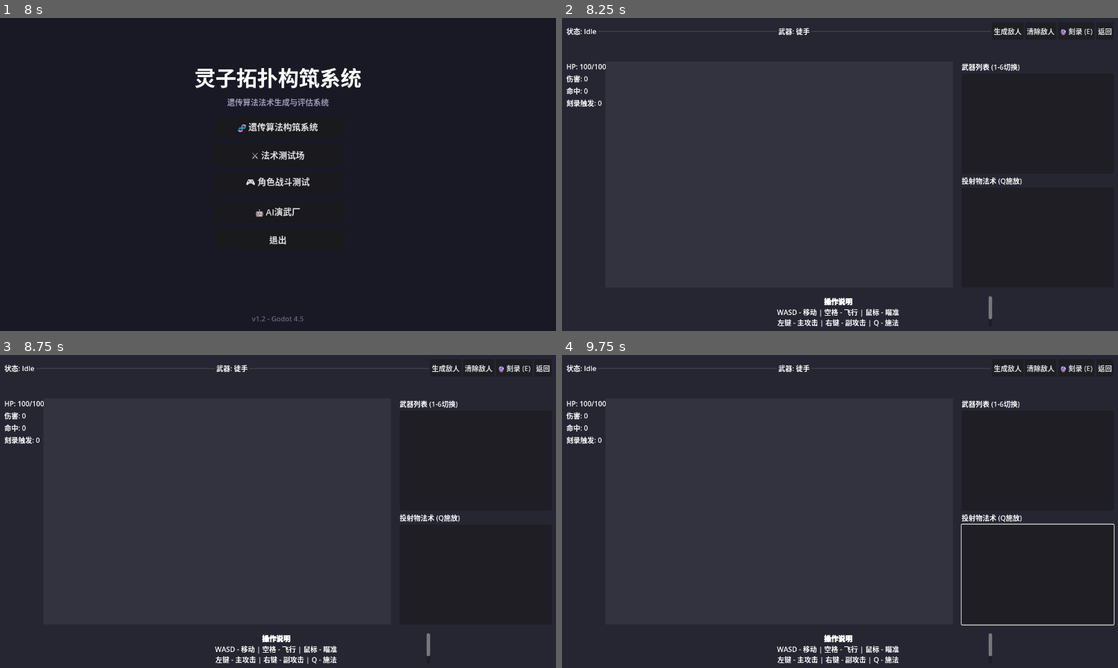
Above: before the commit, frames 1-4 (two rows, left to right).
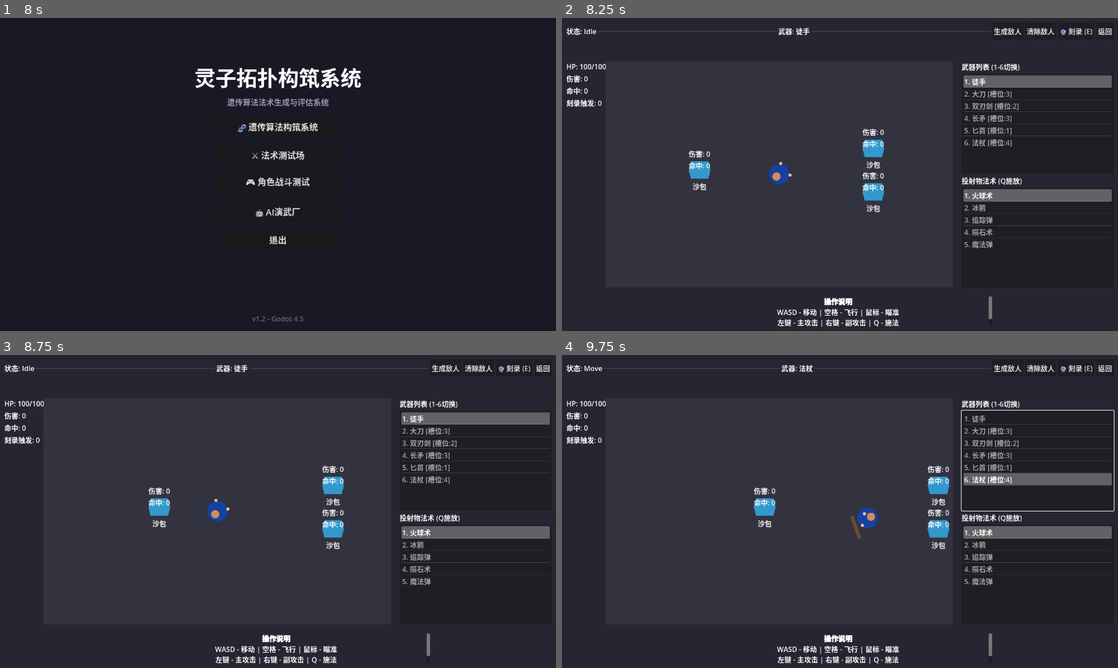
Above: after the commit, the same moments.

Repository: gdszyy/lingzi-topology-system
Game: Godot game, scene res://scenes/main_menu/main_menu.tscn
Same seed, same stepped clock (60 frames per second), same inputs: the game is played once before the commit and once after it.
Inputs (mouse positions are in pixels of both pictures, inside the frame that each line leads up to):
- Up to frame 1 (8 s): click "🧬 遗传算法构筑系统" at 0.5 s; click "开始进化" at 1.25 s; click "开始进化" at 2 s; click "返回主菜单" at 2.75 s; click "⚔️ 法术测试场" at 3.5 s; click "开始测试" at 4.25 s; click "开始测试" at 5 s; click "单体目标" at 5.75 s; click "重置" at 6.5 s; click "返回主菜单" at 7.25 s
- Up to frame 2 (8.25 s): click "🎮 角色战斗测试" at 8 s
- Up to frame 3 (8.75 s): no input
- Up to frame 4 (9.75 s): tap Enter at 8.75 s; move the mouse to (962, 495) at 8.77 s; hold Right (ui_right) 8.78-9.53 s; tap 1 at 8.85 s; click (962, 495) at 8.92 s; tap Space at 9.02 s; move the mouse to (728, 527) at 9.52 s; hold Down (ui_down) from 9.53 s (still down); tap 6 at 9.6 s

Frame 1 is identical in both runs. In frame 2, 4.2% of the frame differs, in the area x 22-99%, y 18-74%; in frame 3, 4.2%; in frame 4, 4.9%, in the area x 4-100%, y 3-87%.
Error in both runs: Invalid assignment of property or key 'radius' with value of type 'float' on a base object of type 'Resource (OnProximityTrigger)'. (res://scripts/genetic_algo…

Commit message:
Fix: Resolve indentation error in player_controller.gd at line 335

Diff:
--- a/scripts/combat/player_controller.gd
+++ b/scripts/combat/player_controller.gd
@@ -331,8 +331,8 @@
 	if actual_damage > 0 and engraving_manager != null:
 		# 应用防御修饰符
 		var final_part_damage = actual_damage * (1.0 / (1.0 + max(0, defense_modifier / 100.0)))
-			# 对目标肢体造成伤害，并获取传递到核心的伤害值
-			var core_damage = engraving_manager.damage_body_part(target_part_type, final_part_damage)
+		# 对目标肢体造成伤害，并获取传递到核心的伤害值
+		var core_damage = engraving_manager.damage_body_part(target_part_type, final_part_damage)
 
 		# 记录统计
 		var part_key = BodyPartData.PartType.keys()[target_part_type]
